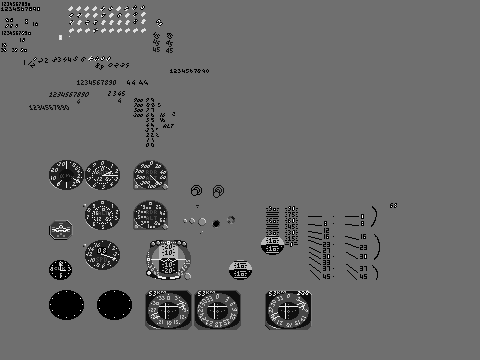
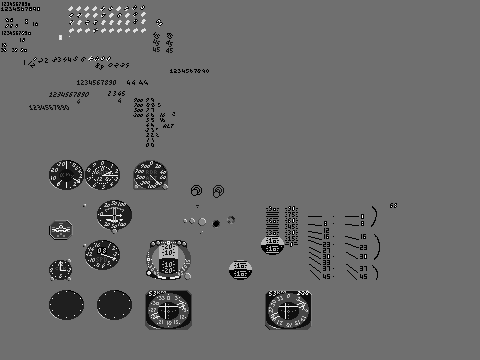
The second 480px x 360px image is a revision of the first. Changes to its layers:
hid "ADI_Front" over left=152, top=258, right=185, bottom=262
painted on "Foreground" over left=60, top=173, right=122, bottom=271
painted on "Background" over left=49, top=160, right=241, bottom=330
painted on "EjectionTrigger" over left=85, top=219, right=98, bottom=230
